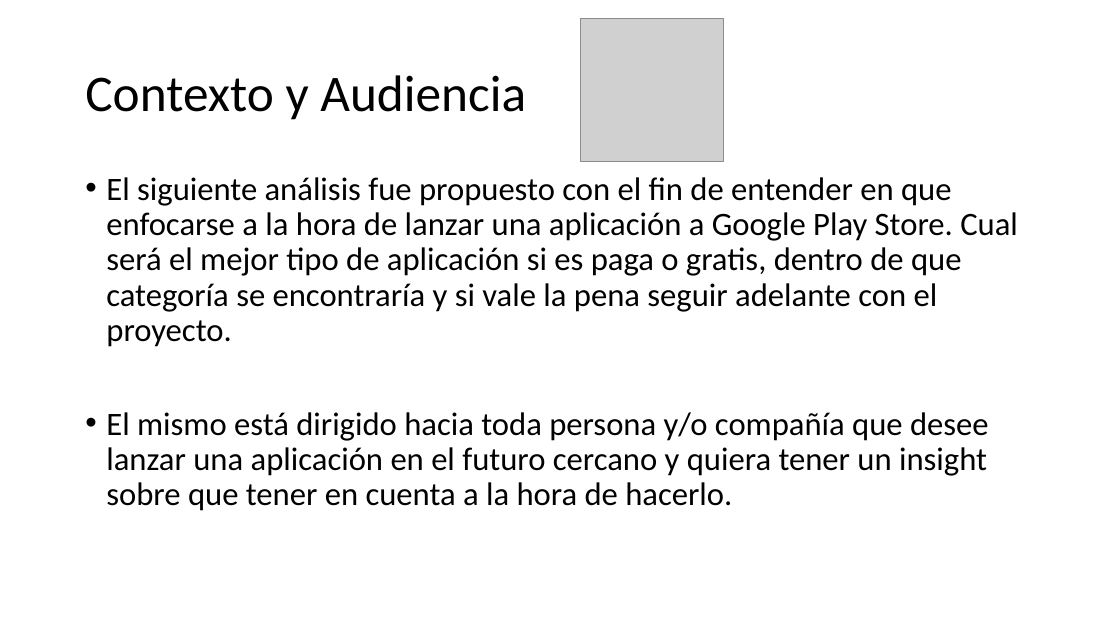
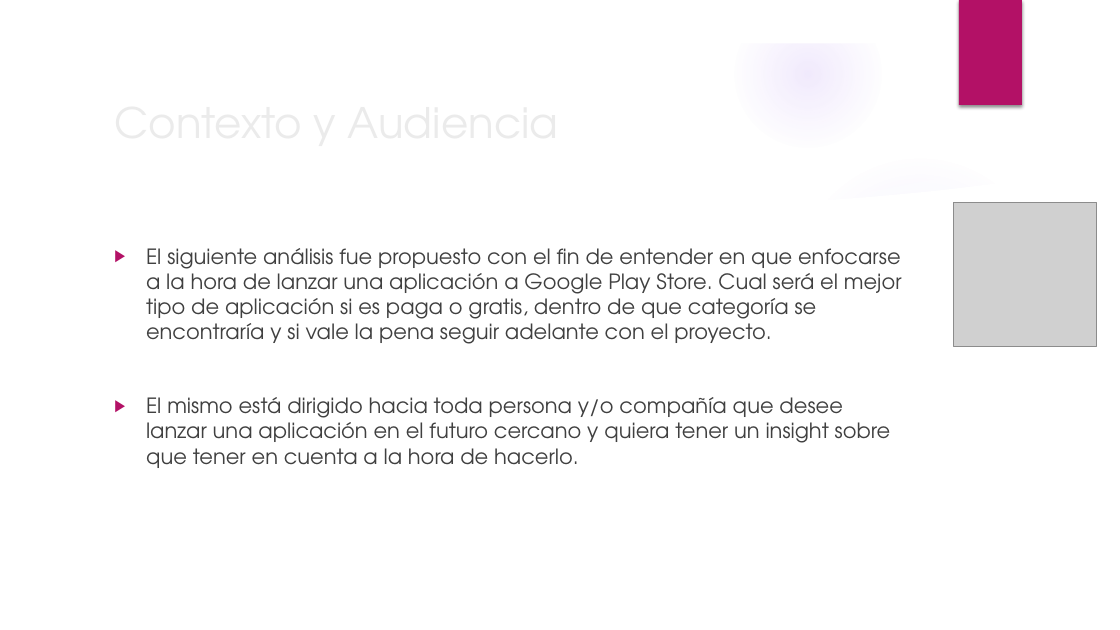
Before and after one commit to pdelucchi/PlayStore_Analysis, a slide deck: slide 3 of Google Play Appstore Forecasting.pptx. Drawn at 1120x630 pixels with LibreOffice and Linux fonts; fonts in the diff are those of the drawing; grey boxes stand for pictures; background and template pictures are left out. Boxes give left, top, right and bottom in pixels: in the first picture for what was removed or moved away, otherwise in the second. Text is boxed around its words. In the diff, an @@ line names an element or a change of style, - is before the commit and + after.

```diff
--- a/Google Play Appstore Forecasting.pptx
+++ b/Google Play Appstore Forecasting.pptx
@@ group added at [0,0,1120,630]: 4 ellipses, 3 freeform shapes @@
@@ rectangle added at [959,0,1022,105], fill #B31166 @@
@@ title "Contexto y Audiencia": place and size @@
-title "Contexto y Audiencia" at [85,75,526,120]
+title "Contexto y Audiencia" at [270,327,281,343]
@@ title "Contexto y Audiencia" at [270,327,281,343]: size 44 to 36 pt, font Calibri to TeX Gyre Adventor, text colour #000000 to #EBEBEB; line spacing 0.9 to 1 @@
@@ picture: place and size @@
-picture at [581,18,724,161]
+picture at [954,202,1097,346]
@@ text "El siguiente análisis fue propuesto ...": place and size @@
-text "El siguiente análisis fue propuesto ..." at [106,177,1018,511]
+text "El siguiente análisis fue propuesto ..." at [146,248,902,468]
@@ text "El siguiente análisis fue propuesto ..." at [146,248,902,468]: size 28 to 18 pt, font Calibri to TeX Gyre Adventor, text colour #000000 to #404040; bullet • to ▶; line spacing 0.9 to 1 @@
```
Also in this commit, not shown: 13 other slides changed, 6 slides added, 1 other file.
